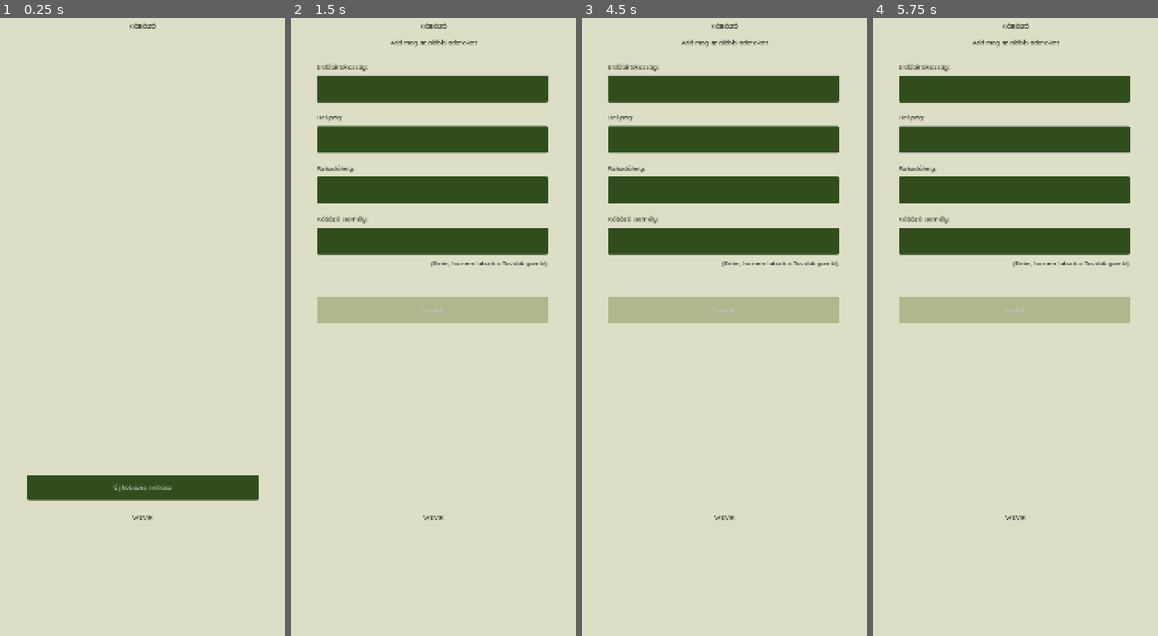
Above: before the commit, frames 1-4 (left to right).
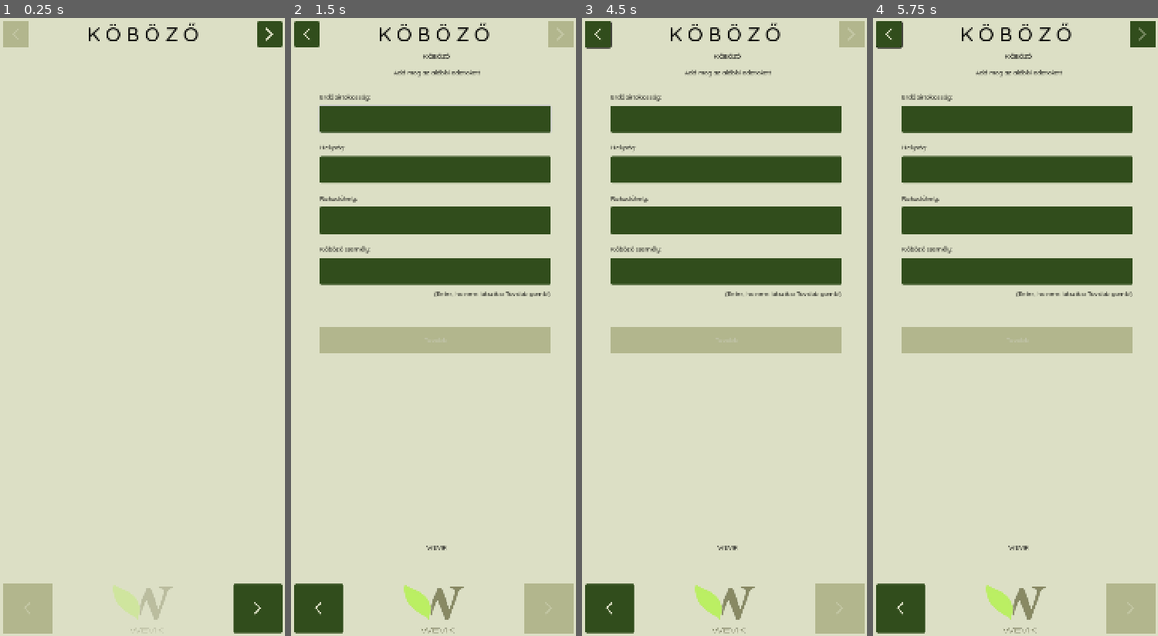
Above: after the commit, the same moments.

Repository: rolika/kob_g
Game: Godot game, scene res://main.tscn
Same seed, same stepped clock (60 frames per second), same inputs: the game is played once before the commit and once after it.
Inputs (mouse positions are in pixels of both pictures, inside the frame that each line leads up to):
- Up to frame 1 (0.25 s): no input
- Up to frame 2 (1.5 s): click (433, 487) at 0.5 s, where only the run before the commit has a clickable "Új köbözés indítása"; click (558, 36) at 1.27 s
- Up to frame 3 (4.5 s): click (724, 605) at 2.02 s; click (724, 605) at 2.77 s; click (724, 605) at 3.52 s; click (599, 36) at 4.27 s
- Up to frame 4 (5.75 s): tap Enter at 5 s

The runs differ from the first frame. In frame 1, 7.8% of the frame differs, in the area x 1-100%, y 0-100%; in frame 2, 36%; in frame 3, 36%; in frame 4, 36%.

Commit message:
show restore screen in hud

Diff:
--- a/main.tscn
+++ b/main.tscn
@@ -1,6 +1,9 @@
-[gd_scene load_steps=2 format=3 uid="uid://c0kmykqji62jx"]
+[gd_scene load_steps=3 format=3 uid="uid://c0kmykqji62jx"]
 
 [ext_resource type="Script" uid="uid://8y1smndc1gn7" path="res://scripts/main.gd" id="1_ig7tw"]
+[ext_resource type="PackedScene" uid="uid://cumltahf0qpyi" path="res://scenes/hud.tscn" id="2_0xm2m"]
 
-[node name="Node2D" type="Node2D"]
+[node name="Main" type="Node2D"]
 script = ExtResource("1_ig7tw")
+
+[node name="Hud" parent="." instance=ExtResource("2_0xm2m")]
--- a/scenes/hud.tscn
+++ b/scenes/hud.tscn
@@ -1,9 +1,11 @@
-[gd_scene load_steps=11 format=3 uid="uid://cumltahf0qpyi"]
+[gd_scene load_steps=12 format=3 uid="uid://cumltahf0qpyi"]
 
 [ext_resource type="Script" uid="uid://do1juptun06q8" path="res://scripts/hud.gd" id="1_6fi6k"]
 [ext_resource type="Texture2D" uid="uid://bgvnxgaceb36u" path="res://assets/icons/backward_icon.png" id="1_oo0fn"]
 [ext_resource type="Texture2D" uid="uid://bjgcj1ja71uec" path="res://assets/icons/forward_icon.png" id="2_5ysmq"]
 [ext_resource type="Texture2D" uid="uid://o7vhkl1djkdl" path="res://assets/icons/wevik_icon.png" id="3_5ysmq"]
+
+[sub_resource type="StyleBoxEmpty" id="StyleBoxEmpty_6fi6k"]
 
 [sub_resource type="StyleBoxEmpty" id="StyleBoxEmpty_uo2fv"]
 
@@ -49,16 +51,10 @@
 layout_mode = 2
 icon = ExtResource("2_5ysmq")
 
-[node name="ContentContainer" type="ScrollContainer" parent="VBoxContainer"]
+[node name="ContentContainer" type="PanelContainer" parent="VBoxContainer"]
 custom_minimum_size = Vector2(704, 1348)
 layout_mode = 2
-horizontal_scroll_mode = 0
-vertical_scroll_mode = 3
-
-[node name="VBoxContainer" type="VBoxContainer" parent="VBoxContainer/ContentContainer"]
-layout_mode = 2
-size_flags_horizontal = 3
-size_flags_vertical = 3
+theme_override_styles/panel = SubResource("StyleBoxEmpty_6fi6k")
 
 [node name="FooterContainer" type="HBoxContainer" parent="VBoxContainer"]
 custom_minimum_size = Vector2(704, 64)
--- a/scenes/restore.tscn
+++ b/scenes/restore.tscn
@@ -4,14 +4,6 @@
 
 [node name="Restore" type="Node2D"]
 script = ExtResource("1_xoj2h")
-
-[node name="TitleLabel" type="Label" parent="."]
-offset_right = 720.0
-offset_bottom = 40.0
-size_flags_horizontal = 0
-text = "KÖBÖZŐ"
-horizontal_alignment = 1
-vertical_alignment = 1
 
 [node name="ScrollContainer" type="ScrollContainer" parent="."]
 custom_minimum_size = Vector2(720, 800)
@@ -26,21 +18,3 @@
 layout_mode = 2
 size_flags_horizontal = 3
 size_flags_vertical = 3
-
-[node name="NewSessionButton" type="Button" parent="."]
-offset_left = 68.0
-offset_top = 1152.0
-offset_right = 652.0
-offset_bottom = 1216.0
-text = "Új köbözés indítása"
-
-[node name="FooterLabel" type="Label" parent="."]
-offset_top = 1240.0
-offset_right = 720.0
-offset_bottom = 1280.0
-size_flags_horizontal = 0
-text = "WEVIK"
-horizontal_alignment = 1
-vertical_alignment = 1
-
-[connection signal="pressed" from="NewSessionButton" to="." method="_on_new_session_button_pressed"]
--- a/scripts/hud.gd
+++ b/scripts/hud.gd
@@ -3,6 +3,8 @@
 signal backward
 signal forward
 signal home
+
+var screen: Node2D = null
 
 # Called when the node enters the scene tree for the first time.
 func _ready() -> void:
@@ -20,3 +22,21 @@
 
 func _on_home_button_pressed() -> void:
     home.emit()
+
+func add(content: Node2D) -> void:
+    if screen != null:
+        screen.call_deferred("free")
+    screen = content
+    $VBoxContainer/ContentContainer.add_child(screen)
+
+func title_state() -> void:
+    $VBoxContainer/HeaderContainer/BackwardButton.disabled = true
+    $VBoxContainer/FooterContainer/BackwardButton.disabled = true
+    $VBoxContainer/FooterContainer/HomeButton.disabled = true
+
+func non_title_state() -> void:
+    $VBoxContainer/HeaderContainer/BackwardButton.disabled = false
+    $VBoxContainer/FooterContainer/BackwardButton.disabled = false
+    $VBoxContainer/FooterContainer/HomeButton.disabled = false
+    $VBoxContainer/HeaderContainer/ForwardButton.disabled = true
+    $VBoxContainer/FooterContainer/ForwardButton.disabled = true
--- a/scripts/main.gd
+++ b/scripts/main.gd
@@ -8,19 +8,21 @@
 const REPORT_SCENE = preload("res://scenes/report.tscn")
 
 var scene: Node = null
+@onready var hud: MarginContainer = $Hud
 
 func _ready() -> void:
     if scene != null:
         remove_prev_scene()
     scene = RESTORE_SCENE.instantiate()
-    add_child(scene)
-    scene.start_new_session.connect(_on_new_session_started)
+    hud.add(scene)
+    hud.title_state()
+    hud.forward.connect(_on_new_session_started)
     scene.restore_session.connect(_on_show_session)
 
 func _on_new_session_started() -> void:
-    remove_prev_scene()
     scene = SESSION_SCENE.instantiate()
-    add_child(scene)
+    hud.add(scene)
+    hud.non_title_state()
     scene.submit.connect(_on_session_submitted)
 
 func _on_session_submitted() -> void:
--- a/scripts/restore.gd
+++ b/scripts/restore.gd
@@ -3,7 +3,6 @@
 const RESTORE_CONTROL: PackedScene = preload("res://scenes/restore_control.tscn")
 const CONFIRM_DIALOG: PackedScene = preload("res://scenes/confirm_dialog.tscn")
 
-signal start_new_session
 signal restore_session
 
 func _ready() -> void:
@@ -18,9 +17,6 @@
         restore_control.continue_session.connect(_on_continue_session_button_pressed.bind(session))
         restore_control.remove_session.connect(_on_remove_session_button_pressed.bind(session.index))
         restore_control.populate(pile)
-
-func _on_new_session_button_pressed() -> void:
-    start_new_session.emit()
 
 func _on_continue_session_button_pressed(session: Dictionary) -> void:
     restore_session.emit(session)
